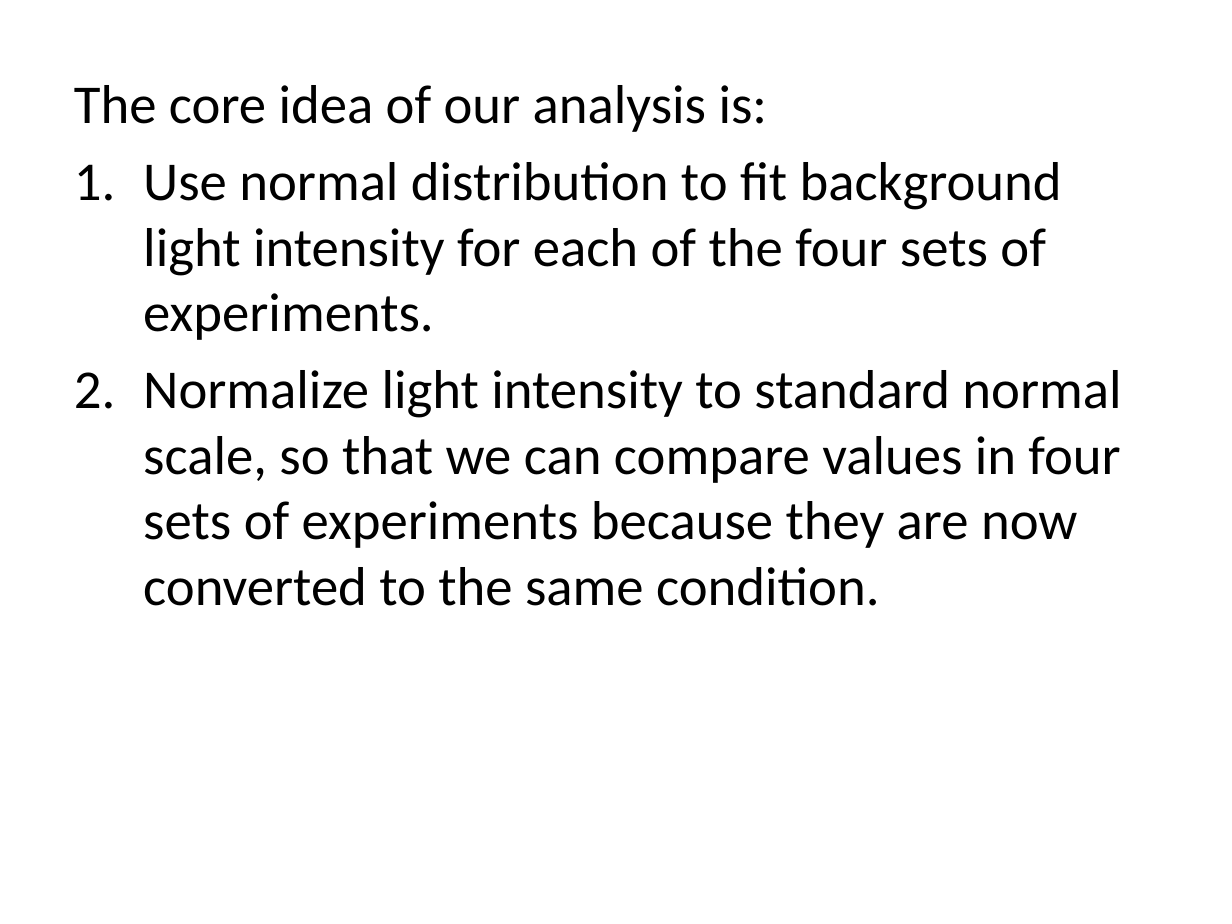
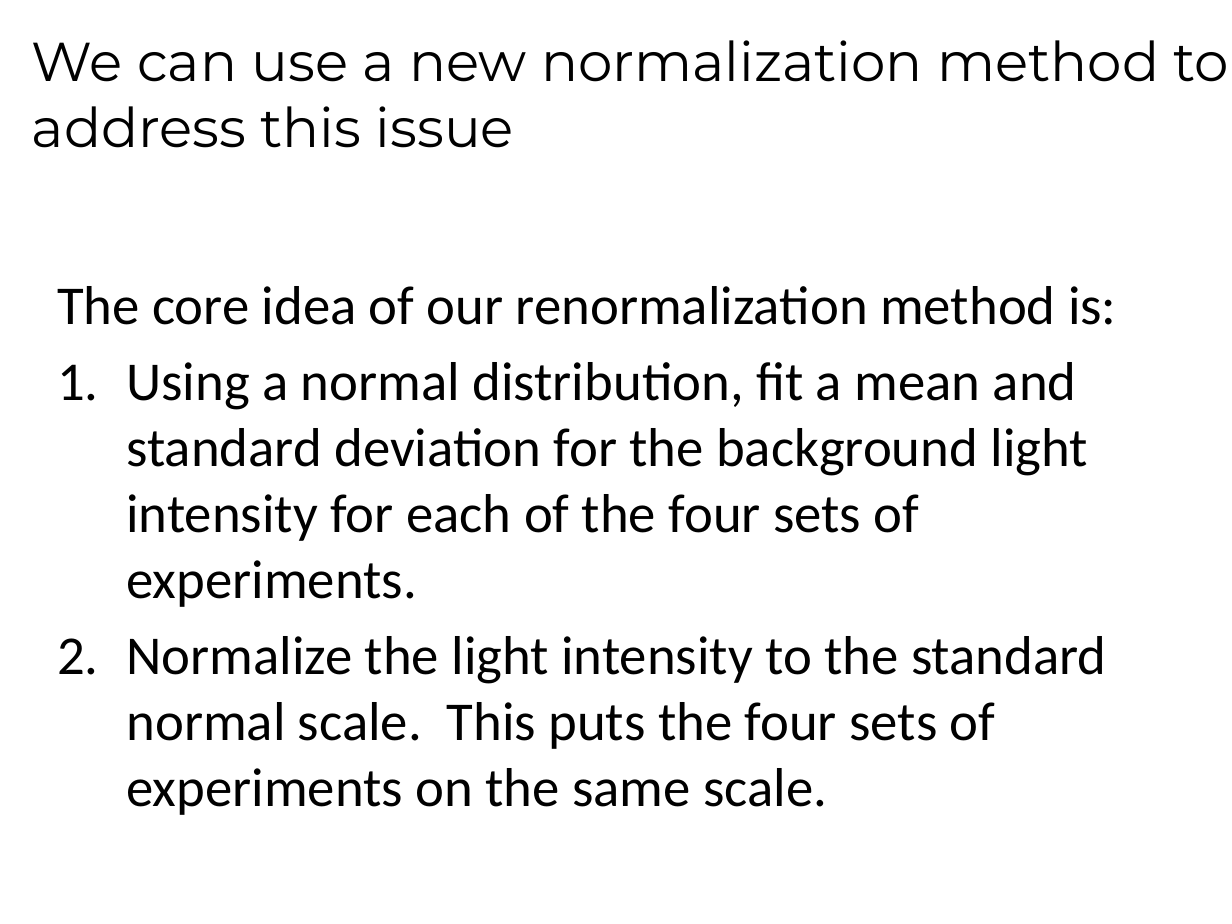
Before and after one commit to peter-i-frazier/pool, a slide deck: slide 5 of presentations/orthogonal_peptide_result_analysis.pptx (slide 1 before the commit). Drawn at 1232x924 pixels with LibreOffice and Linux fonts; fonts in the diff are those of the drawing. Boxes give left, top, right and bottom in pixels: in the first picture for what was removed or moved away, otherwise in the second. Text is boxed around its words. In the diff, an @@ line names an element or a change of style, - is before the commit and + after.

Commit message:
Here are my edits to the slides orthogonol_peptide_result_analysis. I will go ahead and send these to Lori.

```diff
--- a/presentations/orthogonal_peptide_result_analysis.pptx
+++ b/presentations/orthogonal_peptide_result_analysis.pptx
@@ text added at (x1=32, y1=40, x2=1230, y2=148), 32 pt, text #000000 @@
+We can use a new normalization method to address this issue
@@ text at (x1=57, y1=286, x2=1117, y2=815): text changed @@
-The core idea of our analysis is:
-1. Use normal distribution to fit background light intensity for each of the four sets of experiments.
-2. Normalize light intensity to standard normal scale, so that we can compare values in four sets of experiments because they are now converted to the same condition.
+The core idea of our renormalization method is:
+1. Using a normal distribution, fit a mean and standard deviation for the background light intensity for each of the four sets of experiments.
+2. Normalize the light intensity to the standard normal scale. This puts the four sets of experiments on the same scale.
```
Also in this commit, not shown: 3 other slides changed, 4 slides added, 1 slide removed.
